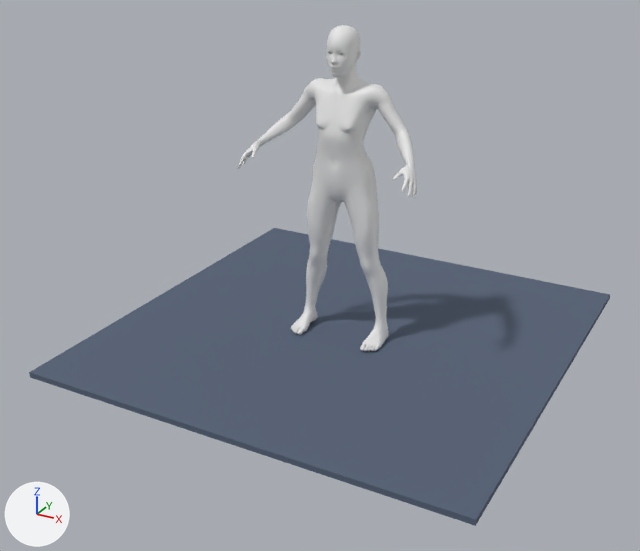
An edit to the glTF model public/models/idle.glb, drawn before and after from the same camera.
Camera for both pictures: a camera (50 mm lens) standing at (2.02, -3.96, 2.28) and looking at (-0.04, -0.22, 0.41). Lighting does not change. The marker at lower left points along +X, +Y and +Z. The older version comes first. Vertices at exactly the same position are counted once.

In view in the first picture: 'Human', 'floor'.
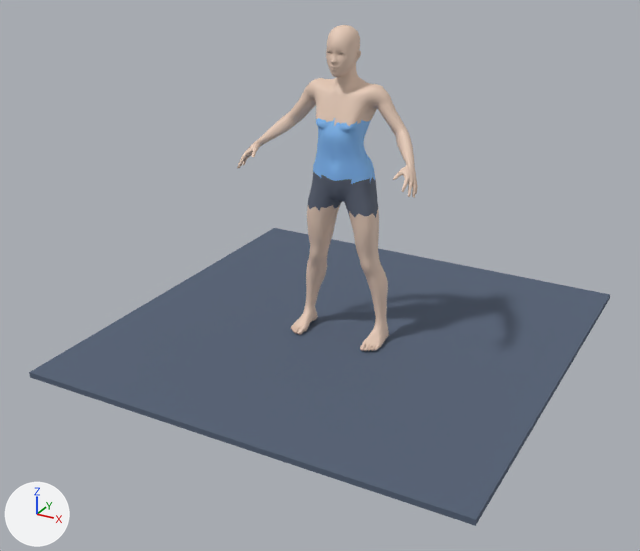
Pixel boxes (x1, y1, x2, y2) of what changed, in the pictures (640 x 551 px; the box of a moved part takes in the faces that stretch with it):
part 1 of me_base, moved or reshaped
    before: (237, 47, 416, 197)
    after: (237, 46, 416, 197)
part 2 of me_base, moved or reshaped
    before: (361, 312, 389, 351)
    after: (361, 311, 389, 351)
part 3 of me_base, moved or reshaped
    before: (291, 295, 314, 335)
    after: (292, 294, 314, 335)
part 4 of me_base, recoloured (white to beige)
    both: (238, 25, 418, 351)
part 5 of me_base, recoloured (white to greyish blue)
    both: (307, 172, 378, 217)
part 6 of me_base, recoloured (white to blue)
    both: (313, 118, 375, 184)

The edits, one by one:
Material 'top' (mat_top) is new.
Its base color is (0.25, 0.55, 1.0) (blue #89c4ff).
Its roughness is 0.55.
Material 'shorts' (mat_shorts) is new.
Its base color is (0.11, 0.13, 0.18) (greyish blue #5d6576).
Its roughness is 0.7.
Material 'skin' (mat_skin) is new.
Its base color is (0.8, 0.6, 0.48) (beige #e7cbb8).
Its roughness is 0.55.
me_base has 6691 vertices, 13378 faces and spans x -0.5..0.5, y -0.32..0.1, z 0.0..1.67.
me_base is used by ob_human; location (0.0, 0.0, 0.0).
me_base part 1: 139 vertices moved within x -0.49..0.49, y -0.31..0.03, z 0.95..1.58; 135 vertices removed from x -0.49..0.49, y -0.32..0.04, z 0.94..1.57; 135 vertices added at x -0.49..0.49, y -0.32..0.04, z 0.95..1.58.
me_base part 2: 36 vertices moved within x 0.18..0.26, y -0.18..0.01, z 0.01..0.08; 30 vertices removed from x 0.18..0.26, y -0.19..0.01, z 0.0..0.13; 30 vertices added at x 0.18..0.26, y -0.19..0.01, z 0.01..0.14.
me_base part 3: 25 vertices moved within x -0.26..-0.18, y -0.18..0.01, z 0.01..0.08; 25 vertices removed from x -0.27..-0.18, y -0.19..0.01, z 0.0..0.13; 25 vertices added at x -0.27..-0.18, y -0.19..0.01, z 0.01..0.14.
me_base part 4: 8937 faces spanning x -0.5..0.5, y -0.32..0.06, z 0.0..1.67 switch from no material to mat_skin (beige #e7cbb8).
me_base part 5: 622 faces spanning x -0.2..0.2, y -0.14..0.1, z 0.7..0.96 switch from no material to mat_shorts (greyish blue #5d6576).
me_base part 6: 1025 faces spanning x -0.17..0.17, y -0.16..0.09, z 0.88..1.24 switch from no material to mat_top (blue #89c4ff).
